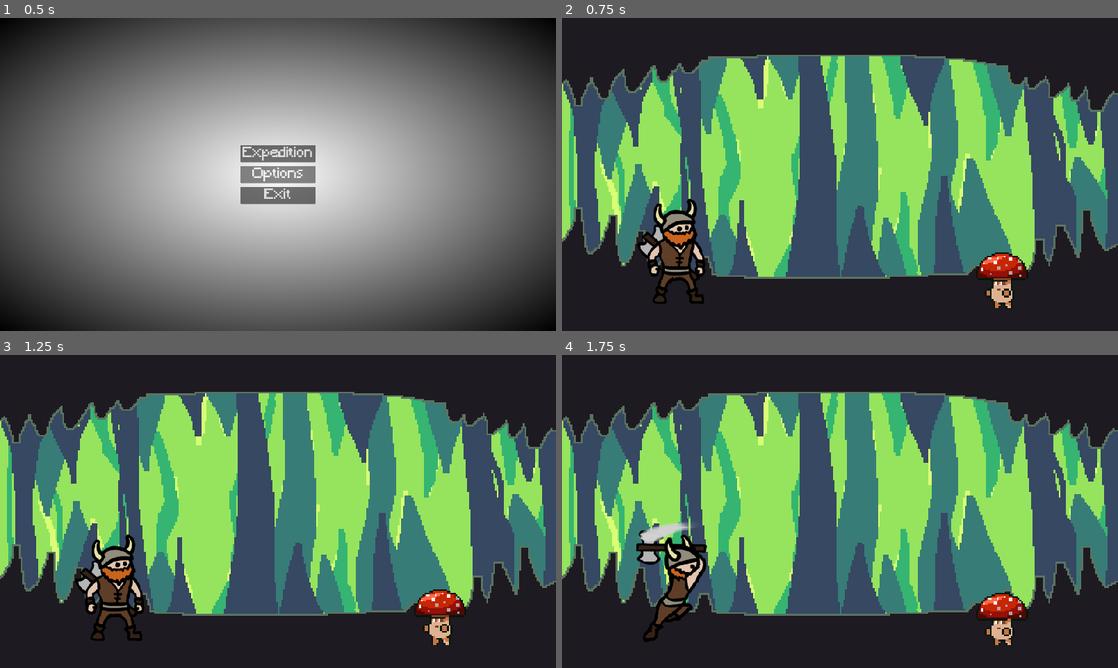
Above: before the commit, frames 1-4 (two rows, left to right).
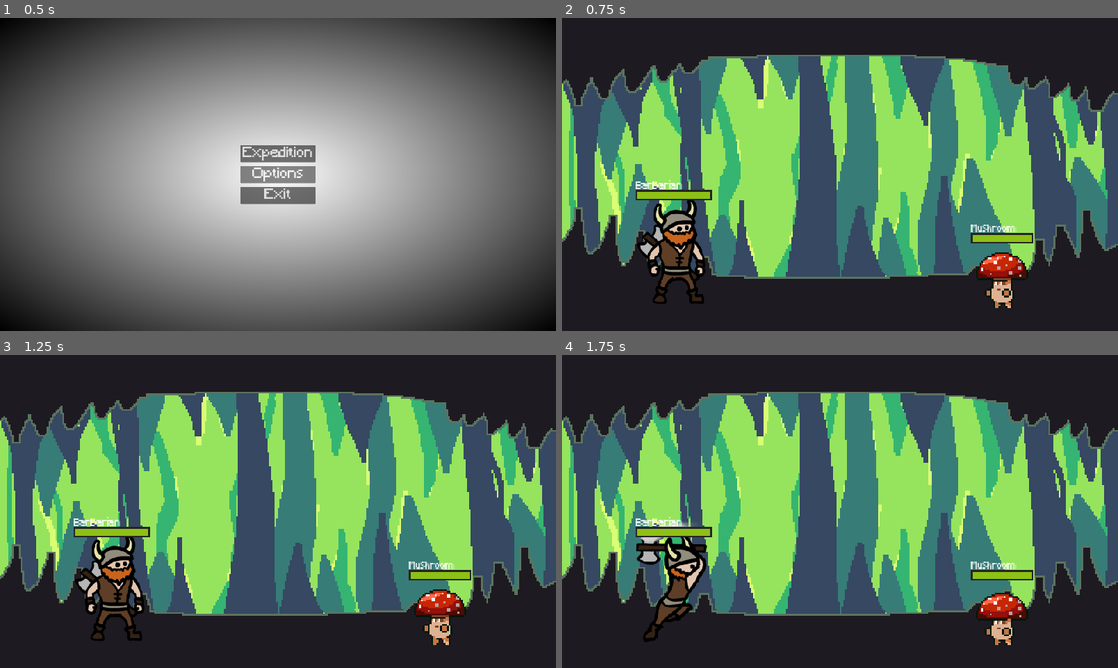
Above: after the commit, the same moments.

Repository: Excellund/DungeonsForDinner
Game: Godot game, scene res://scenes/main_menu.tscn
Same seed, same stepped clock (60 frames per second), same inputs: the game is played once before the commit and once after it.
Inputs (mouse positions are in pixels of both pictures, inside the frame that each line leads up to):
- Up to frame 1 (0.5 s): no input
- Up to frame 2 (0.75 s): click "Expedition" at 0.5 s
- Up to frame 3 (1.25 s): no input
- Up to frame 4 (1.75 s): move the mouse to (673, 592) at 1.27 s; press the mouse at (673, 592) at 1.28 s

Frame 1 is identical in both runs. In frame 2, 1.1% of the frame differs, in the area x 13-85%, y 51-72%; in frame 3, 1.1%; in frame 4, 1.1%.

Commit message:
feat: Added healthbars

Diff:
--- a/scenes/enemies/golem.tscn
+++ b/scenes/enemies/golem.tscn
@@ -7,6 +7,7 @@
 [ext_resource type="Texture2D" uid="uid://dt5f43x6el13e" path="res://assets/golem/Blue/White_Swoosh_VFX/Golem_1_hurt.png" id="4_ftu5s"]
 [ext_resource type="Script" path="res://scripts/enemies/golem/GolemVFX.gd" id="6_tcxy8"]
 [ext_resource type="Script" path="res://scripts/Hoverable.gd" id="7_kret0"]
+[ext_resource type="PackedScene" uid="uid://do8tcyo73564o" path="res://scenes/health_bar.tscn" id="8_co67a"]
 
 [sub_resource type="AtlasTexture" id="AtlasTexture_llb00"]
 atlas = ExtResource("3_x3plj")
@@ -224,6 +225,12 @@
 position = Vector2(0, -19)
 shape = SubResource("RectangleShape2D_qfck0")
 
+[node name="Health Bar" parent="." instance=ExtResource("8_co67a")]
+offset_left = -20.0
+offset_top = -45.085
+offset_right = 20.0
+offset_bottom = -41.085
+
 [connection signal="dead" from="Character" to="VFX" method="_on_character_dead"]
 [connection signal="animation_finished" from="VFX" to="VFX" method="_on_animation_finished"]
 [connection signal="area_clicked" from="Area2D" to="." method="_on_area_clicked"]
--- a/scenes/enemies/mushroom.tscn
+++ b/scenes/enemies/mushroom.tscn
@@ -7,6 +7,7 @@
 [ext_resource type="Texture2D" uid="uid://b3men5nk28jk4" path="res://assets/mushroom/Mushroom-Idle.png" id="5_t5rgm"]
 [ext_resource type="Script" path="res://scripts/enemies/mushroom/MushroomVFX.gd" id="6_bdka3"]
 [ext_resource type="Script" path="res://scripts/Hoverable.gd" id="7_evaxn"]
+[ext_resource type="PackedScene" uid="uid://do8tcyo73564o" path="res://scenes/health_bar.tscn" id="8_rqwgo"]
 
 [sub_resource type="AtlasTexture" id="AtlasTexture_km7qd"]
 atlas = ExtResource("3_wscce")
@@ -240,6 +241,12 @@
 position = Vector2(0, -17)
 shape = SubResource("RectangleShape2D_2uxf7")
 
+[node name="Health Bar" parent="." instance=ExtResource("8_rqwgo")]
+offset_left = -17.0
+offset_top = -42.0
+offset_right = 17.0
+offset_bottom = -38.0
+
 [connection signal="dead" from="Character" to="VFX" method="_on_character_dead"]
 [connection signal="animation_finished" from="VFX" to="VFX" method="_on_animation_finished"]
 [connection signal="area_clicked" from="Area2D" to="." method="_on_area_clicked"]
--- a/scenes/enemies/slime.tscn
+++ b/scenes/enemies/slime.tscn
@@ -7,6 +7,7 @@
 [ext_resource type="Texture2D" uid="uid://bx1nvxlc88ixi" path="res://assets/slime/idle/Sprite Sheet - Green Idle.png" id="5_fimeq"]
 [ext_resource type="Script" path="res://scripts/enemies/slime/SlimeVFX.gd" id="6_y480h"]
 [ext_resource type="Script" path="res://scripts/Hoverable.gd" id="7_6pdpx"]
+[ext_resource type="PackedScene" uid="uid://do8tcyo73564o" path="res://scenes/health_bar.tscn" id="8_g7myi"]
 
 [sub_resource type="AtlasTexture" id="AtlasTexture_c4xbq"]
 atlas = ExtResource("3_fg0oy")
@@ -273,6 +274,12 @@
 position = Vector2(0, -10.175)
 shape = SubResource("RectangleShape2D_qfck0")
 
+[node name="Health Bar" parent="." instance=ExtResource("8_g7myi")]
+offset_left = -20.0
+offset_top = -34.0
+offset_right = 20.0
+offset_bottom = -30.0
+
 [connection signal="dead" from="Character" to="VFX" method="_on_character_dead"]
 [connection signal="animation_finished" from="VFX" to="VFX" method="_on_animation_finished"]
 [connection signal="area_clicked" from="Area2D" to="." method="_on_area_clicked"]
--- /dev/null
+++ b/scenes/health_bar.tscn
@@ -0,0 +1,60 @@
+[gd_scene load_steps=7 format=3 uid="uid://do8tcyo73564o"]
+
+[ext_resource type="Script" path="res://scripts/HealthBar.gd" id="1_kc5ek"]
+[ext_resource type="FontFile" uid="uid://3sb0n88od4iq" path="res://assets/fonts/Minecraft.ttf" id="2_3aifd"]
+
+[sub_resource type="StyleBoxEmpty" id="StyleBoxEmpty_r5fc7"]
+
+[sub_resource type="StyleBoxFlat" id="StyleBoxFlat_sp6vf"]
+bg_color = Color(0.552941, 0.756863, 0.0823529, 1)
+
+[sub_resource type="StyleBoxFlat" id="StyleBoxFlat_sg405"]
+bg_color = Color(0.144063, 0.144063, 0.144062, 1)
+expand_margin_left = 1.0
+expand_margin_top = 1.0
+expand_margin_right = 1.0
+expand_margin_bottom = 1.0
+shadow_color = Color(0, 0, 0, 0.27451)
+shadow_offset = Vector2(0, 1)
+
+[sub_resource type="StyleBoxFlat" id="StyleBoxFlat_joi27"]
+bg_color = Color(1, 1, 1, 1)
+
+[node name="Health Bar" type="ProgressBar"]
+z_index = 1
+offset_right = 240.0
+offset_bottom = 4.0
+theme_override_styles/background = SubResource("StyleBoxEmpty_r5fc7")
+theme_override_styles/fill = SubResource("StyleBoxFlat_sp6vf")
+value = 60.0
+show_percentage = false
+script = ExtResource("1_kc5ek")
+
+[node name="Damage Bar" type="ProgressBar" parent="."]
+z_index = -1
+layout_mode = 1
+anchors_preset = 15
+anchor_right = 1.0
+anchor_bottom = 1.0
+grow_horizontal = 2
+grow_vertical = 2
+theme_override_styles/background = SubResource("StyleBoxFlat_sg405")
+theme_override_styles/fill = SubResource("StyleBoxFlat_joi27")
+value = 80.0
+show_percentage = false
+
+[node name="Timer" type="Timer" parent="."]
+wait_time = 0.4
+one_shot = true
+
+[node name="Label" type="Label" parent="."]
+layout_mode = 0
+offset_left = -1.0
+offset_top = -6.0
+offset_right = 39.0
+offset_bottom = 17.0
+scale = Vector2(0.33, 0.33)
+theme_override_fonts/font = ExtResource("2_3aifd")
+theme_override_font_sizes/font_size = 16
+
+[connection signal="timeout" from="Timer" to="." method="_on_timer_timeout"]
--- a/scenes/player.tscn
+++ b/scenes/player.tscn
@@ -7,6 +7,7 @@
 [ext_resource type="Texture2D" uid="uid://bn2l4tf7wumo0" path="res://assets/barbarian/attack/spritesheet_attack_3x.png" id="3_g0okb"]
 [ext_resource type="Script" path="res://scripts/player/PlayerVFX.gd" id="6_5uewr"]
 [ext_resource type="Script" path="res://scripts/Hoverable.gd" id="7_nihci"]
+[ext_resource type="PackedScene" uid="uid://do8tcyo73564o" path="res://scenes/health_bar.tscn" id="8_1d7dx"]
 
 [sub_resource type="AtlasTexture" id="AtlasTexture_yfe33"]
 atlas = ExtResource("1_aonty")
@@ -189,7 +190,7 @@
 size = Vector2(128, 178)
 
 [node name="Player" type="Node2D"]
-position = Vector2(0, -83.225)
+position = Vector2(0, -164)
 scale = Vector2(2, 2)
 script = ExtResource("1_qo04o")
 
@@ -209,5 +210,12 @@
 position = Vector2(-6, 0)
 shape = SubResource("RectangleShape2D_ccfwp")
 
+[node name="Health Bar" parent="." instance=ExtResource("8_1d7dx")]
+offset_left = -70.0
+offset_top = -110.0
+offset_right = -28.0
+offset_bottom = -106.0
+scale = Vector2(3, 3)
+
 [connection signal="animation_finished" from="VFX" to="VFX" method="_on_animation_finished"]
 [connection signal="input_event" from="Area2D" to="Area2D" method="_on_input_event"]
--- a/scripts/Character.gd
+++ b/scripts/Character.gd
@@ -8,6 +8,7 @@
 var is_dead: bool
 var nourishments: Array[Nourishment]
 
+signal health_changed(new_health: int)
 signal dead
 
 func _init(name, health, max_health):
@@ -18,11 +19,13 @@
 
 func take_damage(amount: int):
 	self.health = max(health - amount, 0)
+	emit_signal("health_changed", self.health)
 	if health <= 0:
 		die()
 
 func heal(amount: int) -> void:
 	self.health = min(health + amount, max_health)
+	emit_signal("health_changed", self.health)
 
 func apply_nourishment(type: Nourishment, amount: int):
 	for nourishment in self.nourishments:
--- a/scripts/Entity.gd
+++ b/scripts/Entity.gd
@@ -4,15 +4,18 @@
 
 @onready var character: Character = $Character
 @onready var vfx: EntityVFX = $VFX
+@onready var health_bar: HealthBar = $"Health Bar"
 
 signal area_clicked(target: Character)
 signal dead(target: Character)
 
 func _ready():
 	vfx.death_animation_finished.connect(self._on_character_dead)
+	health_bar.setup_health(character)
 
 func _on_area_clicked():
 	emit_signal("area_clicked", character)
 
 func _on_character_dead():
+	health_bar.queue_free()
 	emit_signal("dead", character)
--- /dev/null
+++ b/scripts/HealthBar.gd
@@ -0,0 +1,27 @@
+extends ProgressBar
+
+class_name HealthBar
+
+@onready var damage_bar = $"Damage Bar"
+@onready var timer = $Timer
+@onready var label = $Label
+
+func setup_health(character: Character):
+	character.health_changed.connect(self._on_health_changed)
+	max_value = character.max_health
+	value = character.health
+	damage_bar.max_value = max_value
+	damage_bar.value = value
+	label.text = character.character_name
+
+func _on_health_changed(new_health: int):
+	var prev_health = value
+	value = new_health
+
+	if value < prev_health:
+		timer.start()
+	else:
+		damage_bar.value = value
+
+func _on_timer_timeout():
+	damage_bar.value = value
--- a/scripts/encounters/SlimeEncounter.gd
+++ b/scripts/encounters/SlimeEncounter.gd
@@ -8,4 +8,4 @@
 const Y: int = 1000
 
 func _init():
-	super._init([SLIME, SLIME], [Vector2(X, Y), Vector2(X+250, Y+50)])
+	super._init([SLIME, SLIME], [Vector2(X, Y), Vector2(X+300, Y+50)])
--- a/scripts/enemies/golem/GolemCharacter.gd
+++ b/scripts/enemies/golem/GolemCharacter.gd
@@ -7,5 +7,6 @@
 const STARTING_HEALTH_MIN = 38
 
 func _init():
-	self.name = NAME
-	self.health = randi_range(STARTING_HEALTH_MIN, STARTING_HEALTH_MAX)
+	self.character_name = NAME
+	self.max_health = randi_range(STARTING_HEALTH_MIN, STARTING_HEALTH_MAX)
+	self.health = self.max_health
--- a/scripts/enemies/mushroom/MushroomCharacter.gd
+++ b/scripts/enemies/mushroom/MushroomCharacter.gd
@@ -7,5 +7,6 @@
 const STARTING_HEALTH_MIN = 26
 
 func _init():
-	self.name = NAME
-	self.health = randi_range(STARTING_HEALTH_MIN, STARTING_HEALTH_MAX)
+	self.character_name = NAME
+	self.max_health = randi_range(STARTING_HEALTH_MIN, STARTING_HEALTH_MAX)
+	self.health = self.max_health
--- a/scripts/enemies/slime/SlimeCharacter.gd
+++ b/scripts/enemies/slime/SlimeCharacter.gd
@@ -7,5 +7,6 @@
 const STARTING_HEALTH_MIN = 18
 
 func _init():
-	self.name = NAME
-	self.health = randi_range(STARTING_HEALTH_MIN, STARTING_HEALTH_MAX)
+	self.character_name = NAME
+	self.max_health = randi_range(STARTING_HEALTH_MIN, STARTING_HEALTH_MAX)
+	self.health = self.max_health
Not shown: 1 places in scenes/enemies/golem.tscn that only renumber resources
Not shown: 1 places in scenes/enemies/mushroom.tscn that only renumber resources
Not shown: 1 places in scenes/enemies/slime.tscn that only renumber resources
Not shown: 1 places in scenes/game.tscn that only renumber resources
Not shown: 1 places in scenes/main_menu.tscn that only renumber resources
Not shown: 1 places in scenes/pause_menu.tscn that only renumber resources
Not shown: 1 places in scenes/player.tscn that only renumber resources
